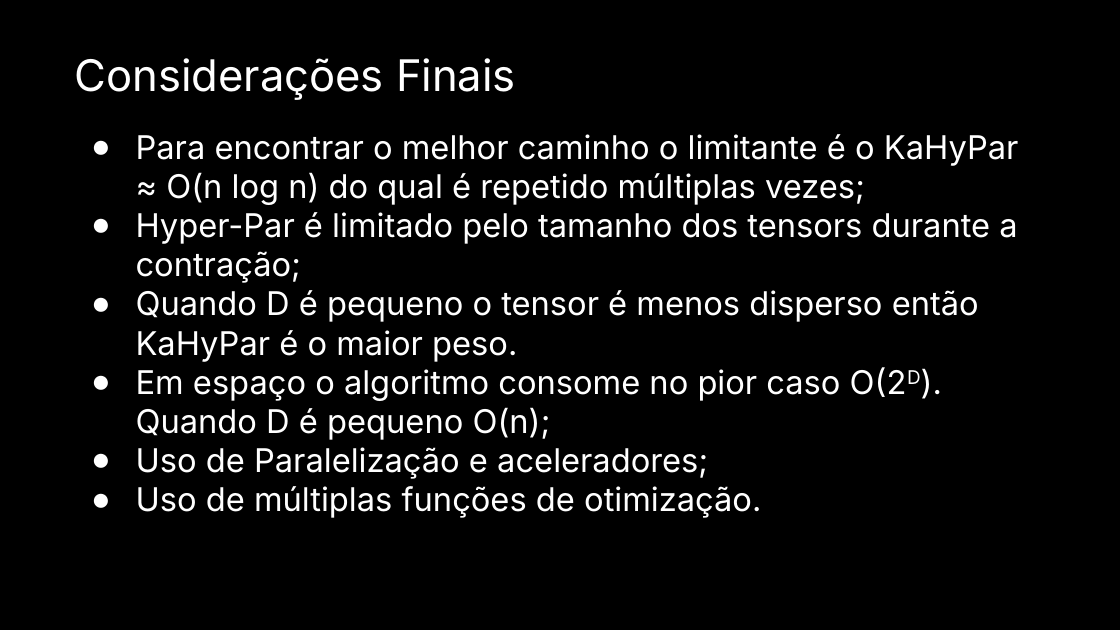
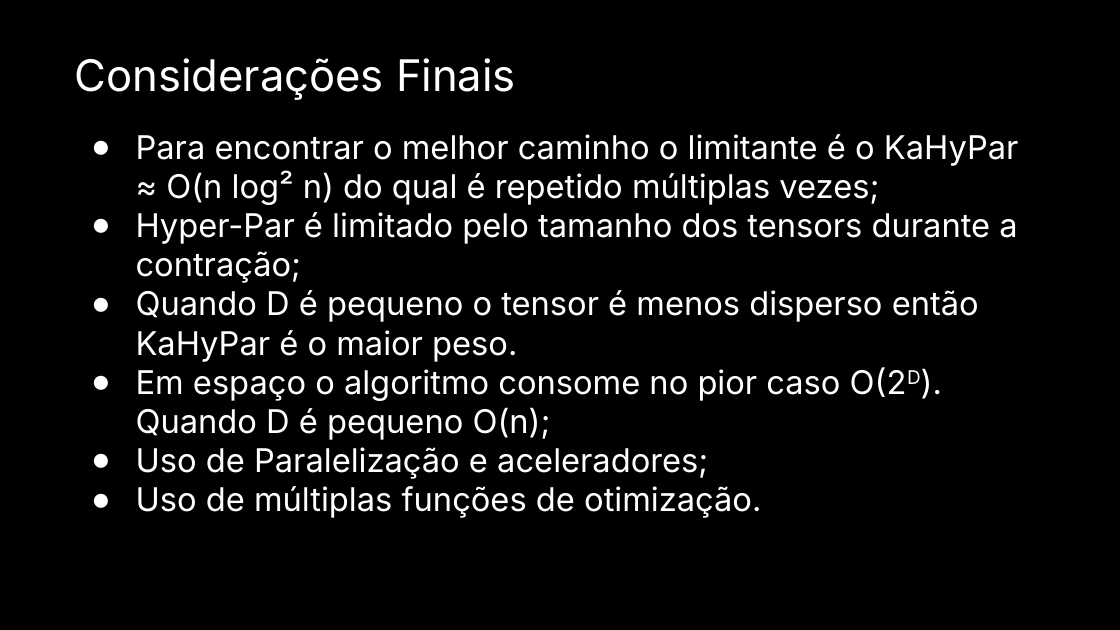
Before and after one commit to Dpbm/mestrado-aulas, a slide deck: slide 36 of algoritmos/projeto-seminario/Seminário.pptx. Drawn at 1120x630 pixels with LibreOffice and Linux fonts; fonts in the diff are those of the drawing. Boxes give left, top, right and bottom in pixels: in the first picture for what was removed or moved away, otherwise in the second. Text is boxed around its words. In the diff, an @@ line names an element or a change of style, - is before the commit and + after.

```diff
--- a/algoritmos/projeto-seminario/Seminário.pptx
+++ b/algoritmos/projeto-seminario/Seminário.pptx
@@ text at [136,134,1019,205]: text changed @@
-● Para encontrar o melhor caminho o limitante é o KaHyPar ≈ O(n log n) do qual é repetido múltiplas vezes;
+● Para encontrar o melhor caminho o limitante é o KaHyPar ≈ O(n log² n) do qual é repetido múltiplas vezes;
```
Also in this commit, not shown: 3 other slides changed, 1 other file.
